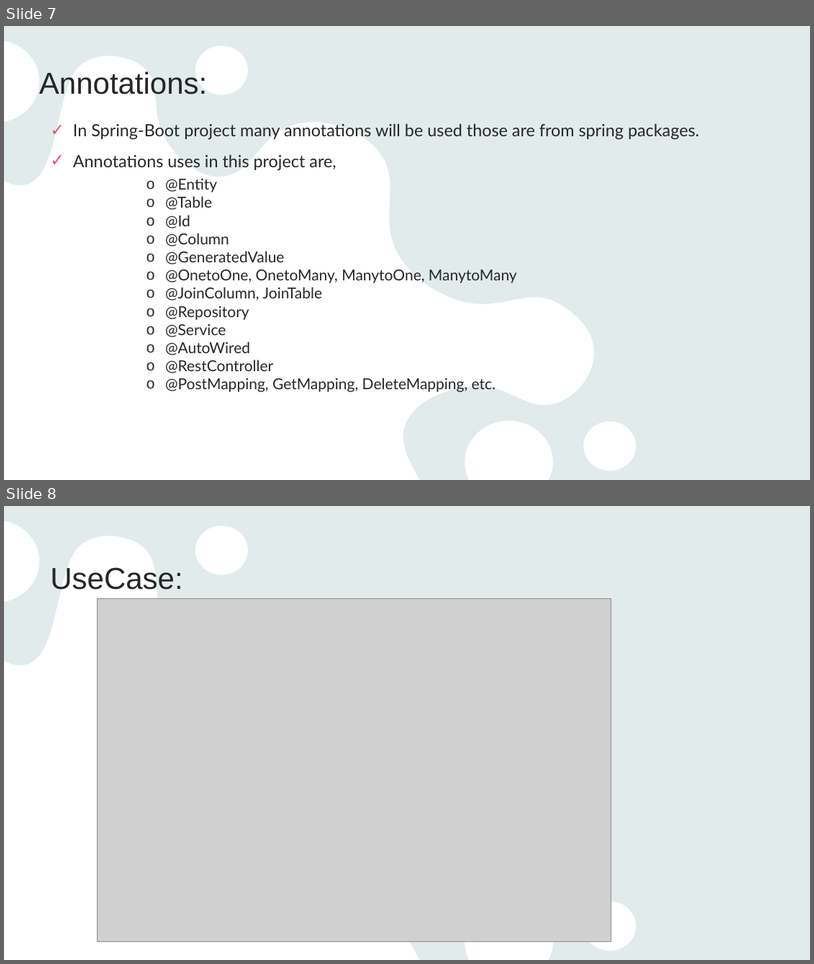
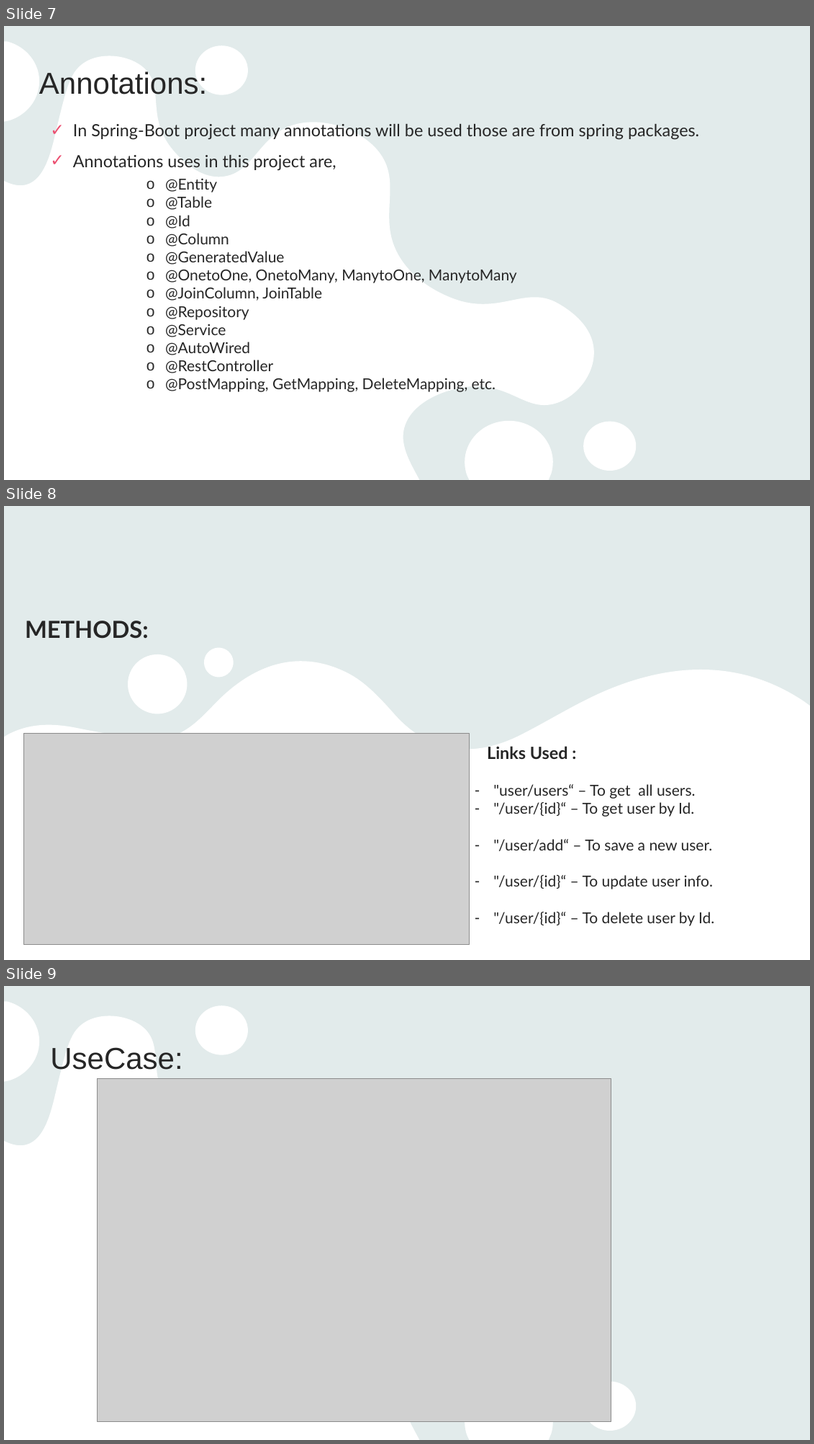
Before and after one commit to Donald189/online-Shopping, a slide deck: Online Shopping Cart.pptx. Shown one above the other, each under a label of ours: slides 7 and 8 before the commit, slides 7, 8 and 9 after it. The pictures are 814x964 and 814x1444 pixels, drawn with LibreOffice and Linux fonts; fonts in the diff are those of the drawing; grey boxes stand for pictures. Boxes give left, top, right and bottom in pixels: in the first picture for what was removed or moved away, otherwise in the second. Text is boxed around its words. In the diff, an @@ line names an element or a change of style, - is before the commit and + after.

```diff
--- a/Online Shopping Cart.pptx
+++ b/Online Shopping Cart.pptx
@@ slide 8 added at [4,506,810,960], background #E9F3F3 @@
@@ freeform shape added at [4,521,637,960], fill #FFFFFF @@
@@ rectangle added at [4,506,810,960], fill #E9F3F3 @@
@@ rectangle added at [4,506,810,960], fill #AEAEAE at 10% opacity @@
@@ text added at [25,620,149,638], 28 pt, text #262626, bold @@
+METHODS:
@@ freeform shape added at [4,648,810,960], fill #FFFFFF @@
@@ picture added at [24,733,469,944] @@
@@ text added at [487,746,715,926], 18 pt, text #262626 @@
+Links Used :
+– "user/users“ – To get all users.
+– "/user/{id}“ – To get user by Id.
+– "/user/add“ – To save a new user.
+– "/user/{id}“ – To update user info.
+– "/user/{id}“ – To delete user by Id.
@@ what was slide 8 is now slide 9 @@
```
Also in this commit, not shown: 3 slides changed, 1 other slide added, 30 other files.
